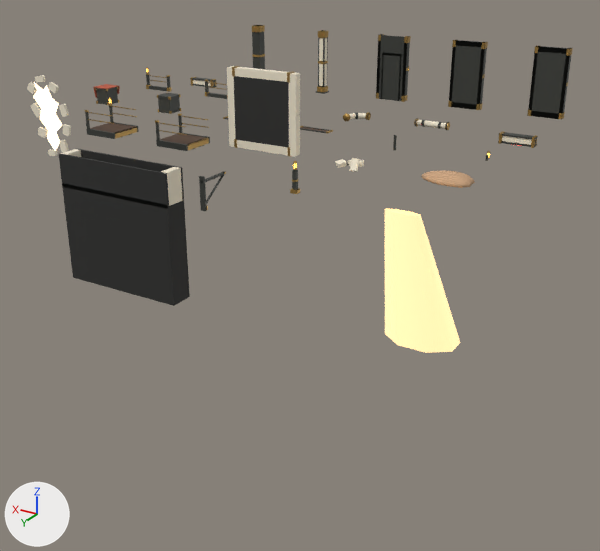
What one commit did to the glTF model tools/model_viewer/kit_ruins_b1.glb.
The view is the same before and after, from a camera (50 mm lens) standing at (-25.2, 49.2, 10.8) and looking at (-1.5, 9.6, -9.0). Every picture has the same lights, and +X, +Y and +Z are marked at lower left. The picture after the commit comes second. Vertices at exactly the same position are counted once.

The first picture shows 'b1_crack', 'b1_door', 'b1_fan', 'b1_pit', 'b1_sand', 'b1_shaft', 'b1_walkway', 'b1_walkway_lamp', 'b1_wall', 'b1_wall_plain' and 15 more.
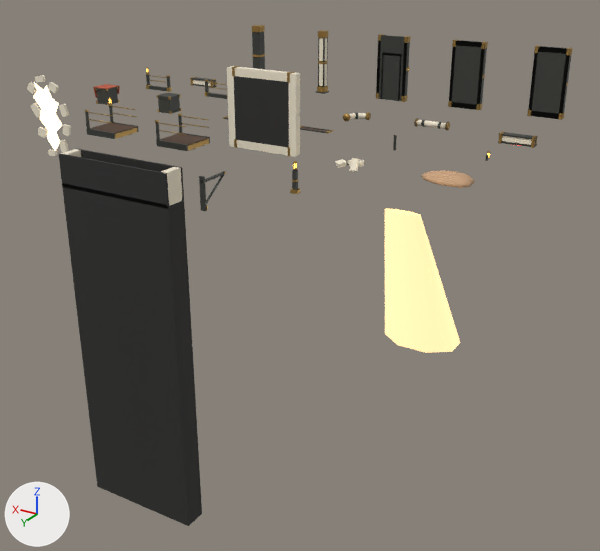
Pixel boxes (x1, y1, x2, y2) of what changed, in the pictures (600 x 551 px):
'b1_pit', reshaped (9% wider, 139% taller): before (59, 149, 190, 306); after (59, 149, 202, 526)
part 1 of me_b1_pit, added (black): after (59, 150, 202, 526)

What the commit changed:
me_b1_pit is used by ob_b1_pit; location (2.5, 20.0, 0.0).
me_b1_pit had 196 vertices, 340 faces and spanned x -3.4..3.4, y -0.62..0.62, z -6.7..0.0.
me_b1_pit now has 260 vertices, 448 faces and spans x -3.4..3.4, y -0.62..0.62, z -20.2..0.0.
me_b1_pit part 1: 16 vertices added at x -3.4..3.4, y -0.62..0.62, z -20.2..-20.0.
Other edits to the shape of me_b1_pit do not show in these pictures.
me_b1_pit no longer uses material mat_grate (brown #594333).
